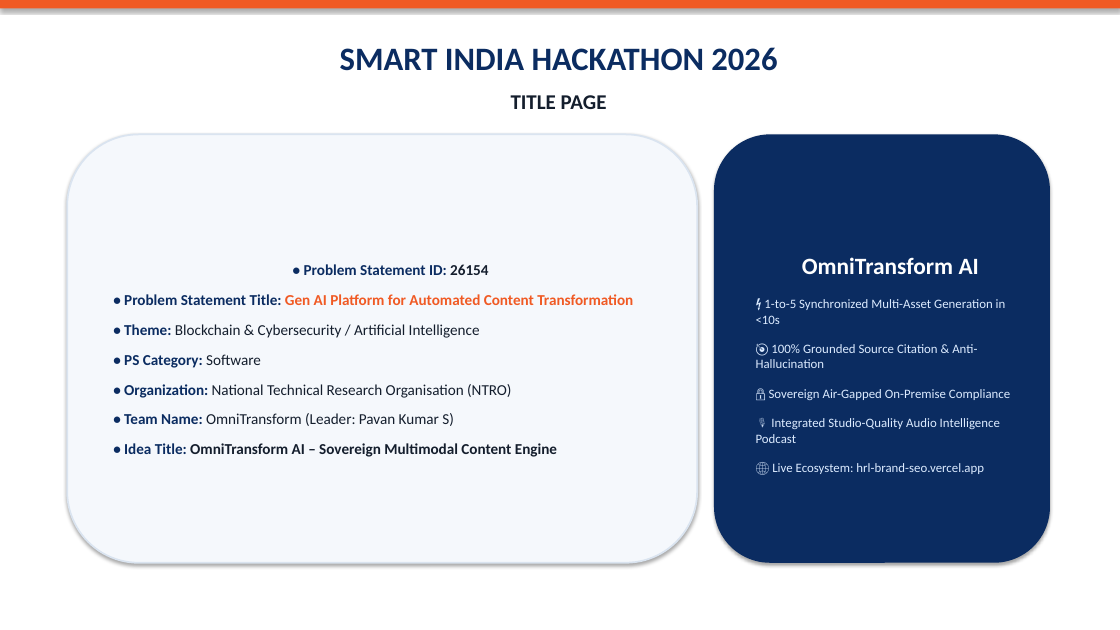
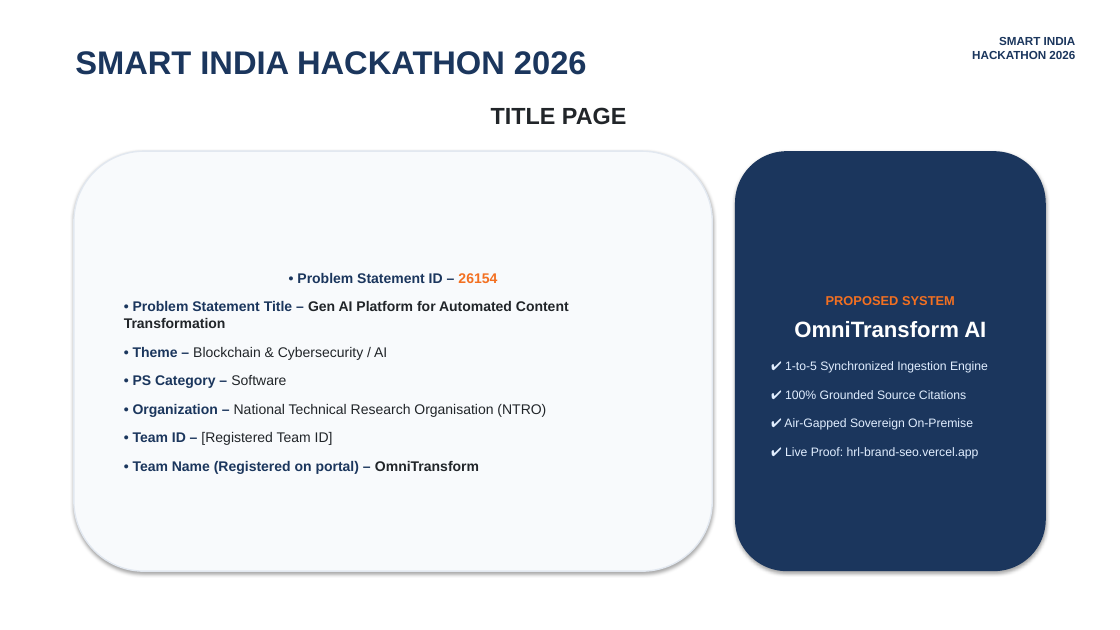
Before and after one commit to hrlpavan/sih-2026-media-problem-statements, a slide deck: slide 1 of SIH2026_Idea_Presentation_PS26154.pptx. Drawn at 1120x630 pixels with LibreOffice and Linux fonts; fonts in the diff are those of the drawing. Boxes give left, top, right and bottom in pixels: in the first picture for what was removed or moved away, otherwise in the second. Text is boxed around its words. In the diff, an @@ line names an element or a change of style, - is before the commit and + after.

```diff
--- a/SIH2026_Idea_Presentation_PS26154.pptx
+++ b/SIH2026_Idea_Presentation_PS26154.pptx
@@ rectangle removed at box(0, 0, 1120, 8) @@
@@ text "SMART INDIA HACKATHON 2026": place and size @@
-text "SMART INDIA HACKATHON 2026" at box(340, 47, 777, 71)
+text "SMART INDIA HACKATHON 2026" at box(972, 37, 1076, 59)
@@ text "SMART INDIA HACKATHON 2026" at box(972, 37, 1076, 59): size 28 to 10 pt, font Calibri to Arial, text colour #0B2C61 to #1B365D; alignment centre to right @@
@@ text added at box(75, 51, 587, 75), 28 pt, text #1B365D, bold @@
+SMART INDIA HACKATHON 2026
@@ text "TITLE PAGE": place and size @@
-text "TITLE PAGE" at box(511, 95, 607, 109)
+text "TITLE PAGE" at box(491, 107, 626, 125)
@@ text "TITLE PAGE" at box(491, 107, 626, 125): size 18 to 20 pt, font Calibri to Arial, text colour #141E2D to #212529 @@
@@ rounded rectangle "• Problem Statement ID – ...": place and size @@
-rounded rectangle "• Problem Statement ID – ..." at box(67, 134, 697, 563)
+rounded rectangle "• Problem Statement ID – ..." at box(74, 151, 712, 571)
@@ rounded rectangle "• Problem Statement ID – ..." at box(74, 151, 712, 571): fill #F5F8FC to #F8FAFC; outline #DAE4F0 1.5 pt to #E2E8F0 1.2 pt @@
@@ rounded rectangle "PROPOSED SYSTEM": place and size @@
-rounded rectangle "PROPOSED SYSTEM" at box(714, 134, 1050, 563)
+rounded rectangle "PROPOSED SYSTEM" at box(735, 151, 1046, 571)
@@ rounded rectangle "PROPOSED SYSTEM" at box(735, 151, 1046, 571): fill #0B2C61 to #1B365D @@
@@ text in rounded rectangle at box(124, 273, 569, 474): text changed; size 13 to 12 pt; font Calibri to Arial; text colour #141E2D to #212529 @@
-• Problem Statement ID: 26154
-• Problem Statement Title: Gen AI Platform for Automated Content Transformation
-• Theme: Blockchain & Cybersecurity / Artificial Intelligence
-• PS Category: Software
-• Organization: National Technical Research Organisation (NTRO)
-• Team Name: OmniTransform (Leader: Pavan Kumar S)
-• Idea Title: OmniTransform AI – Sovereign Multimodal Content Engine
+• Problem Statement ID – 26154
+• Problem Statement Title – Gen AI Platform for Automated Content Transformation
+• Theme – Blockchain & Cybersecurity / AI
+• PS Category – Software
+• Organization – National Technical Research Organisation (NTRO)
+• Team ID – [Registered Team ID]
+• Team Name (Registered on portal) – OmniTransform
@@ text in rounded rectangle at box(826, 296, 955, 305): paragraph added @@
+PROPOSED SYSTEM
@@ text in rounded rectangle at box(794, 321, 986, 338): size 20 to 19 pt, font Calibri to Arial in "OmniTransform AI" @@
@@ text in rounded rectangle at box(784, 361, 988, 459): text changed; size 11 to 10.5 pt; font Calibri to Arial; text colour #DCEBFF to #E1EEFF @@
-⚡ 1-to-5 Synchronized Multi-Asset Generation in <10s
-🎯 100% Grounded Source Citation & Anti-Hallucination
-🔒 Sovereign Air-Gapped On-Premise Compliance
-🎙️ Integrated Studio-Quality Audio Intelligence Podcast
-🌐 Live Ecosystem: hrl-brand-seo.vercel.app
+✔ 1-to-5 Synchronized Ingestion Engine
+✔ 100% Grounded Source Citations
+✔ Air-Gapped Sovereign On-Premise
+✔ Live Proof: hrl-brand-seo.vercel.app
```
Also in this commit, not shown: 5 other slides changed, 1 other file.
